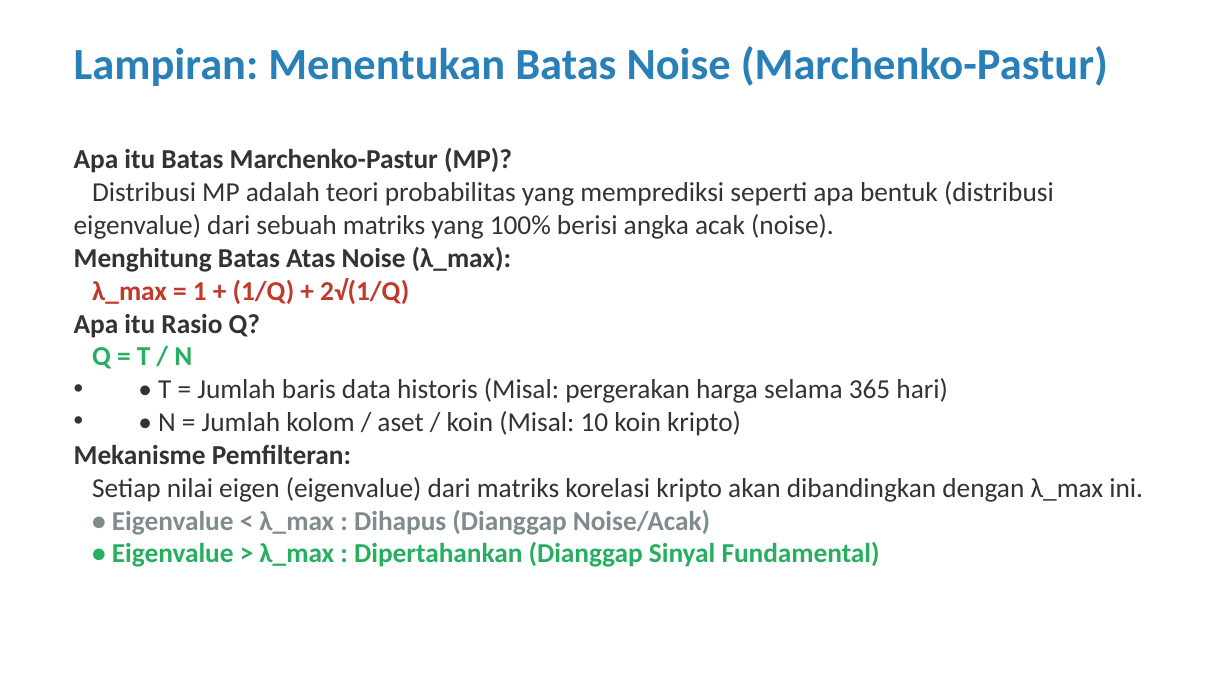
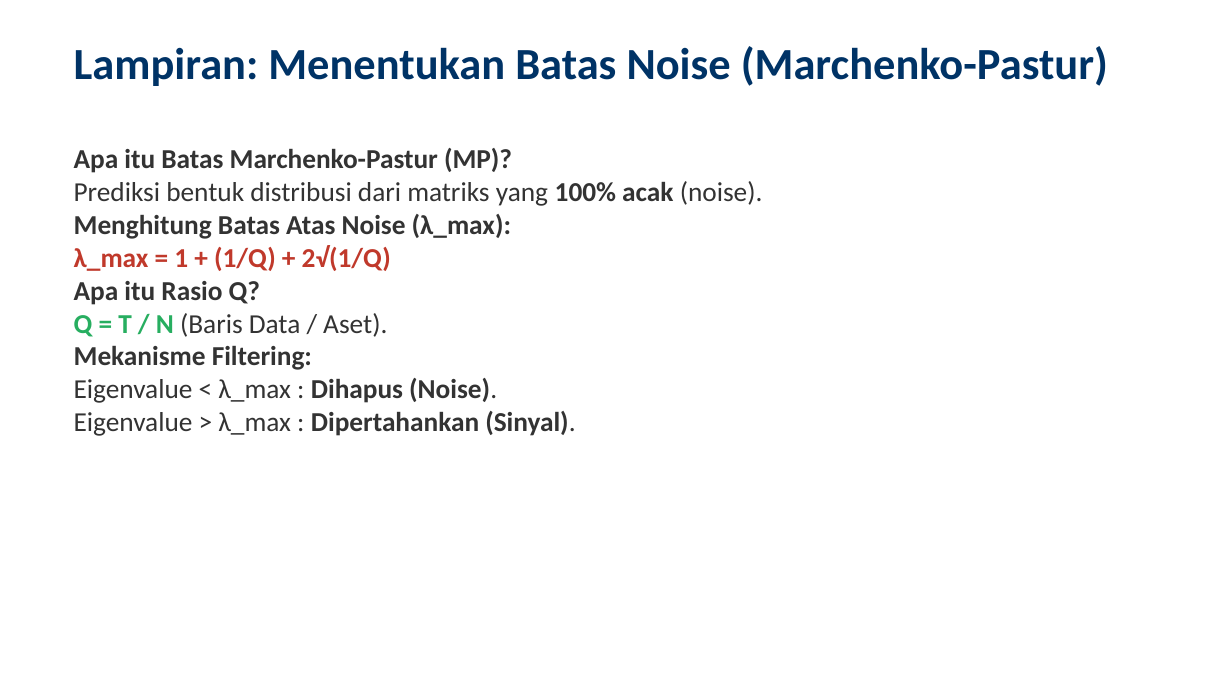
Before and after one commit to ragilrojo/RepoThesis, a slide deck: slide 22 of Presentasi_Proposal_Update.pptx (slide 16 before the commit). Drawn at 1232x693 pixels with LibreOffice and Linux fonts; fonts in the diff are those of the drawing. Boxes give left, top, right and bottom in pixels: in the first picture for what was removed or moved away, otherwise in the second. Text is boxed around its words. In the diff, an @@ line names an element or a change of style, - is before the commit and + after.

```diff
--- a/Presentasi_Proposal_Update.pptx
+++ b/Presentasi_Proposal_Update.pptx
@@ text "Lampiran: Menentukan Batas Noise (Marchenko-Pastur)" at <box>74,46,1108,86</box>: text colour #2980B9 to #003366 @@
@@ text at <box>74,181,763,206</box>: text changed @@
-Distribusi MP adalah teori probabilitas yang memprediksi seperti apa bentuk (distribusi eigenvalue) dari sebuah matriks yang 100% berisi angka acak (noise).
+• Prediksi bentuk distribusi dari matriks yang 100% acak (noise).
@@ text at <box>74,313,576,436</box>: text changed; bold on @@
-Q = T / N
-• • T = Jumlah baris data historis (Misal: pergerakan harga selama 365 hari)
-• • N = Jumlah kolom / aset / koin (Misal: 10 koin kripto)
-Mekanisme Pemfilteran:
-Setiap nilai eigen (eigenvalue) dari matriks korelasi kripto akan dibandingkan dengan λ_max ini.
-• Eigenvalue < λ_max : Dihapus (Dianggap Noise/Acak)
-• Eigenvalue > λ_max : Dipertahankan (Dianggap Sinyal Fundamental)
+Q = T / N (Baris Data / Aset).
+Mekanisme Filtering:
+• Eigenvalue < λ_max : Dihapus (Noise).
+• Eigenvalue > λ_max : Dipertahankan (Sinyal).
```
Also in this commit, not shown: 23 other slides changed, 9 slides added, 1 other file.
